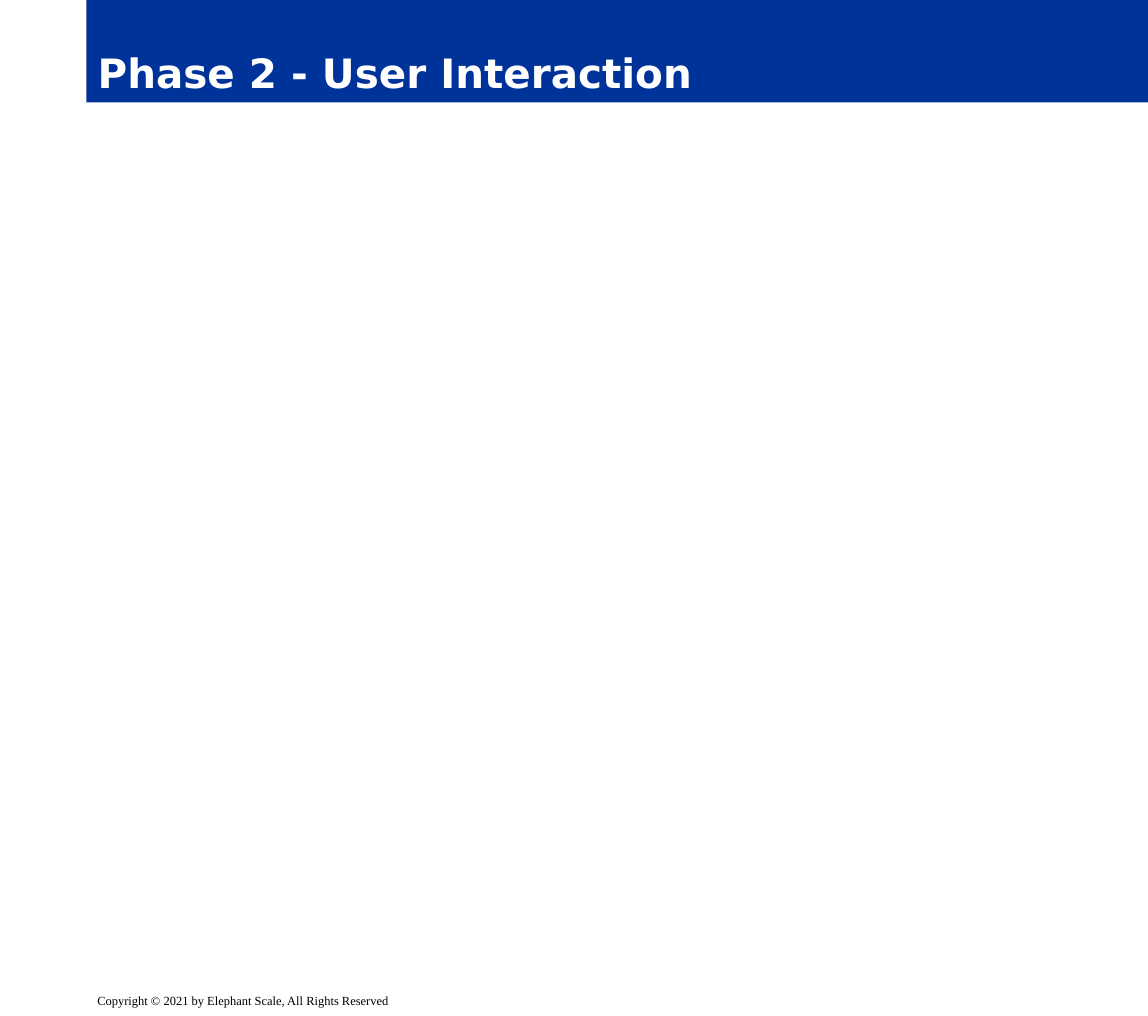
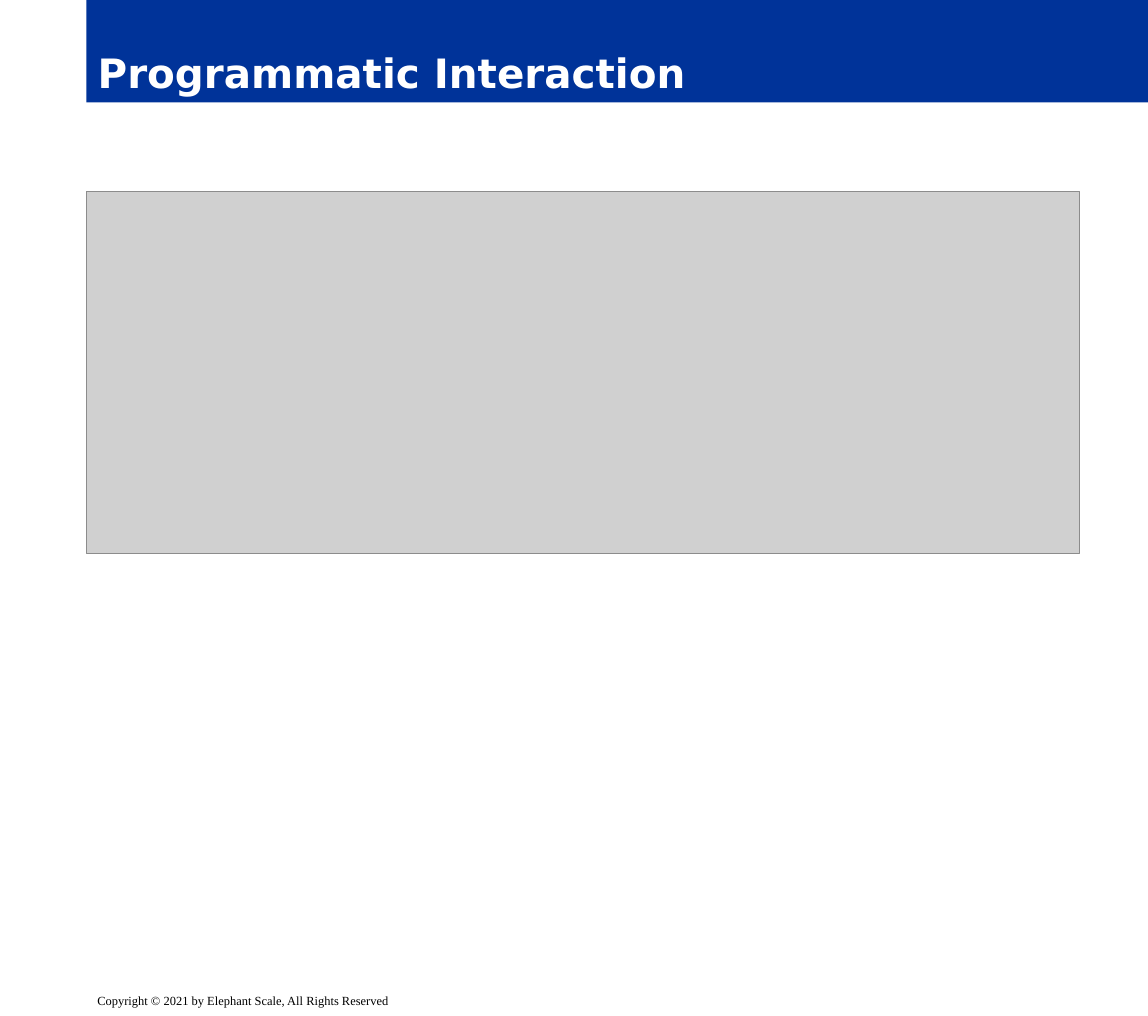
Before and after one commit to elephantscale/es-training-new, a slide deck: slide 37 of vault-consul/delivery/03__Vault_architecture.pptx (slide 21 before the commit). Drawn at 1148x1016 pixels with LibreOffice and Linux fonts; fonts in the diff are those of the drawing; grey boxes stand for pictures; background and template pictures are left out. Boxes give left, top, right and bottom in pixels: in the first picture for what was removed or moved away, otherwise in the second. Text is boxed around its words. In the diff, an @@ line names an element or a change of style, - is before the commit and + after.

```diff
--- a/vault-consul/delivery/03__Vault_architecture.pptx
+++ b/vault-consul/delivery/03__Vault_architecture.pptx
@@ title at (x1=98, y1=57, x2=685, y2=97): text changed @@
-Phase 2 - User Interaction
+Programmatic Interaction
@@ picture added at (x1=86, y1=192, x2=1080, y2=553) @@
```
Also in this commit, not shown: 5 other slides changed, 16 slides added.
